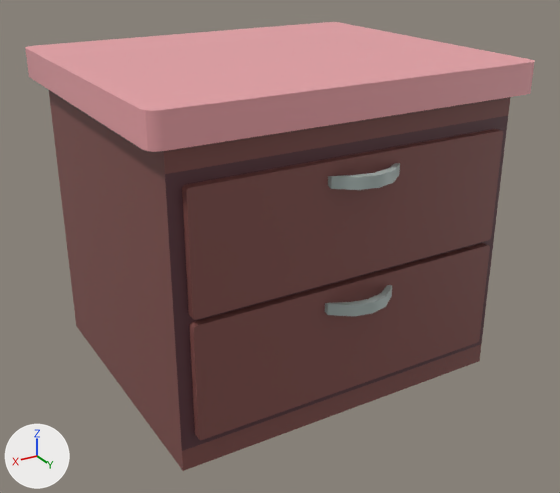
One commit to the FBX model Assets/Meshes/Counters/BancadaRosa.fbx: the scene before it, then after it.
The view is the same before and after, from a 50 mm camera at (1.91, 3.3, 2.23) aimed at (0.0, 0.12, 0.64). Every picture has the same lights, and +X, +Y and +Z are marked at lower left. Where no turn or scale is listed for an object, it has been applied to the vertices. Vertices at the same position are counted once.

Script lines for the objects in view, before the commit:
```python
me_cube_027 = bpy.data.meshes.new('Cube.027')
me_cube_027.from_pydata(...)  # 110 vertices, 77 faces; spans x -0.96..0.96, y -0.83..0.83, z 0.0..1.61
me_cube_027.materials.append(mat_material)  # picture img_octo80_32x_png
me_cube_031 = bpy.data.meshes.new('Cube.031')
me_cube_031.from_pydata(...)  # 40 vertices, 36 faces; spans x -0.178..0.178, y 0.781..0.906, z 0.604..1.243
me_cube_031.materials.append(mat_material)  # picture img_octo80_32x_png
me_cube_032 = bpy.data.meshes.new('Cube.032')
me_cube_032.from_pydata(...)  # 80 vertices, 42 faces; spans x -0.81..0.81, y 0.75..0.79, z 0.16..1.3
me_cube_032.materials.append(mat_material)  # picture img_octo80_32x_png
ob_bancadarosa = bpy.data.objects.new('BancadaRosa', me_cube_027)
ob_bancadarosa.location = (0.0, 0.0, 0.0)
ob_gavetas2 = bpy.data.objects.new('Gavetas2', me_cube_032)
ob_gavetas2.location = (0.0, 0.0, 0.0)
ob_metalgaveta2 = bpy.data.objects.new('MetalGaveta2', me_cube_031)
ob_metalgaveta2.location = (0.0, 0.0, 0.0)
```
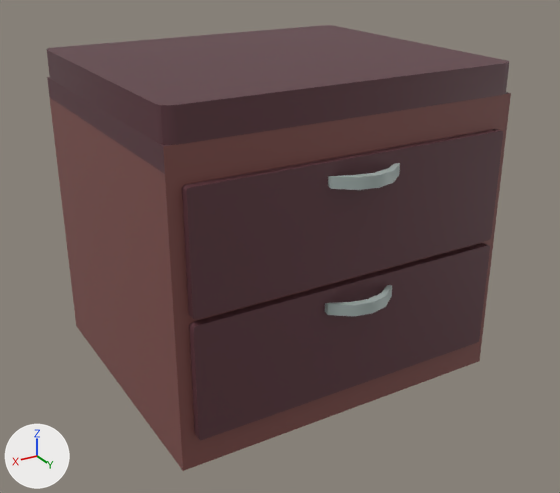
Boxes (x1, y1, x2, y2) around the edits, measured in the pictures (560 x 493 px):
```json
{"object": "BancadaRosa", "change": "reshaped", "before": [25, 22, 535, 471], "after": [47, 25, 511, 471], "on screen": "9% narrower"}
{"part": 1, "of": "me_cube_027", "change": "added", "after": [47, 25, 509, 145], "on screen": "brown"}
{"part": 2, "of": "me_cube_027", "change": "cut back", "before": [25, 22, 535, 152], "after": [48, 77, 509, 146]}
{"part": 3, "of": "me_cube_027", "change": "surface changed", "before": [49, 90, 508, 451], "after": [49, 90, 508, 451]}
{"part": 4, "of": "me_cube_032", "change": "surface changed", "before": [182, 129, 503, 440], "after": [182, 129, 503, 440]}
```

Scene script edits in JSON lines:
```json
{"block": "me_cube_032", "where": "me_cube_032.from_pydata(...)  # 80 vertices, 42 faces; spans x -0.81..0.81, y 0.75..0.79, z 0.16..1.3"}
{"block": "me_cube_032", "where": "# used by ob_gavetas2; location = (0.0, 0.0, 0.0)"}
{"block": "me_cube_032", "change": "me_cube_032 part 4: texture (UV) coordinates of 42 of 42 faces, centred in x -0.81..0.81, y 0.77..0.79, z 0.16..1.3, changed; they spanned u 0.17..0.17, v 0.5..0.5 and now span u 0.15..0.16, v 0.5..0.5"}
{"block": "me_cube_027", "where": "# used by ob_bancadarosa; location = (0.0, 0.0, 0.0)"}
{"op": "remove", "block": "me_cube_027", "code": "me_cube_027.from_pydata(...)  # 110 vertices, 77 faces; spans x -0.96..0.96, y -0.83..0.83, z 0.0..1.61"}
{"op": "add", "block": "me_cube_027", "code": "me_cube_027.from_pydata(...)  # 106 vertices, 62 faces; spans x -0.87..0.87, y -0.75..0.75, z 0.0..1.6"}
{"block": "me_cube_027", "change": "me_cube_027 part 1: a new loose piece of 32 vertices spanning x -0.87..0.87, y -0.75..0.75, z 1.45..1.6, in mat_material (picture img_octo80_32x_png)"}
{"block": "me_cube_027", "change": "me_cube_027 part 2"}
{"block": "me_cube_027", "change": "36 vertices are removed from x -0.96..0.96, y -0.83..0.83, z 1.46..1.61"}
{"block": "me_cube_027", "change": "33 faces are deleted"}
{"block": "me_cube_027", "change": "1 new face joins them"}
{"block": "me_cube_027", "change": "me_cube_027 part 3: 31 kept faces spanning x -0.87..0.87, y -0.75..0.75, z 0.11..1.45 get new texture (UV) coordinates"}
```
